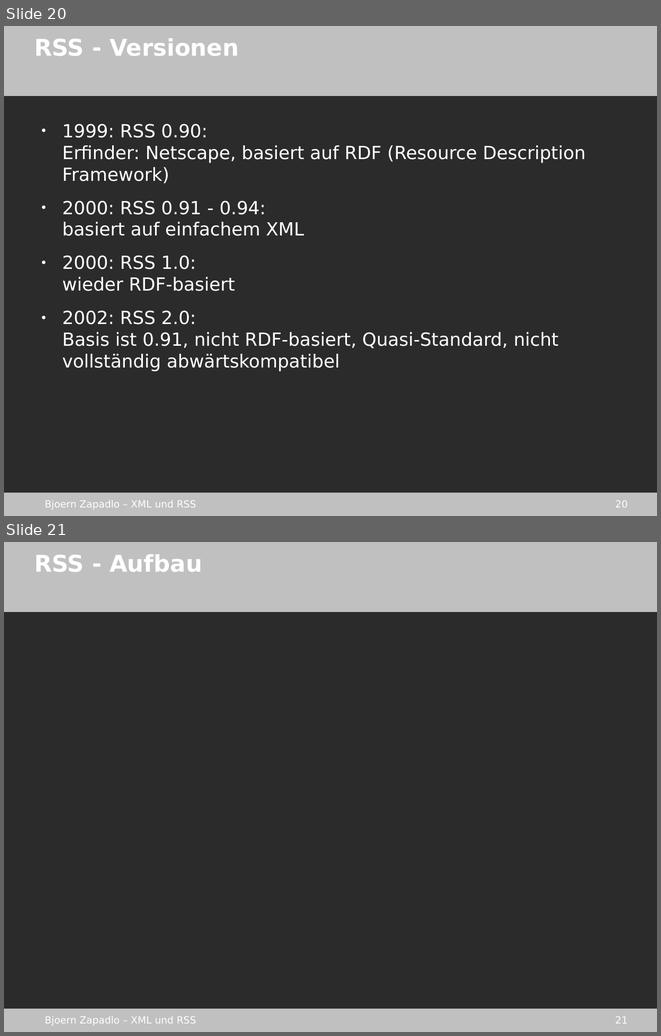
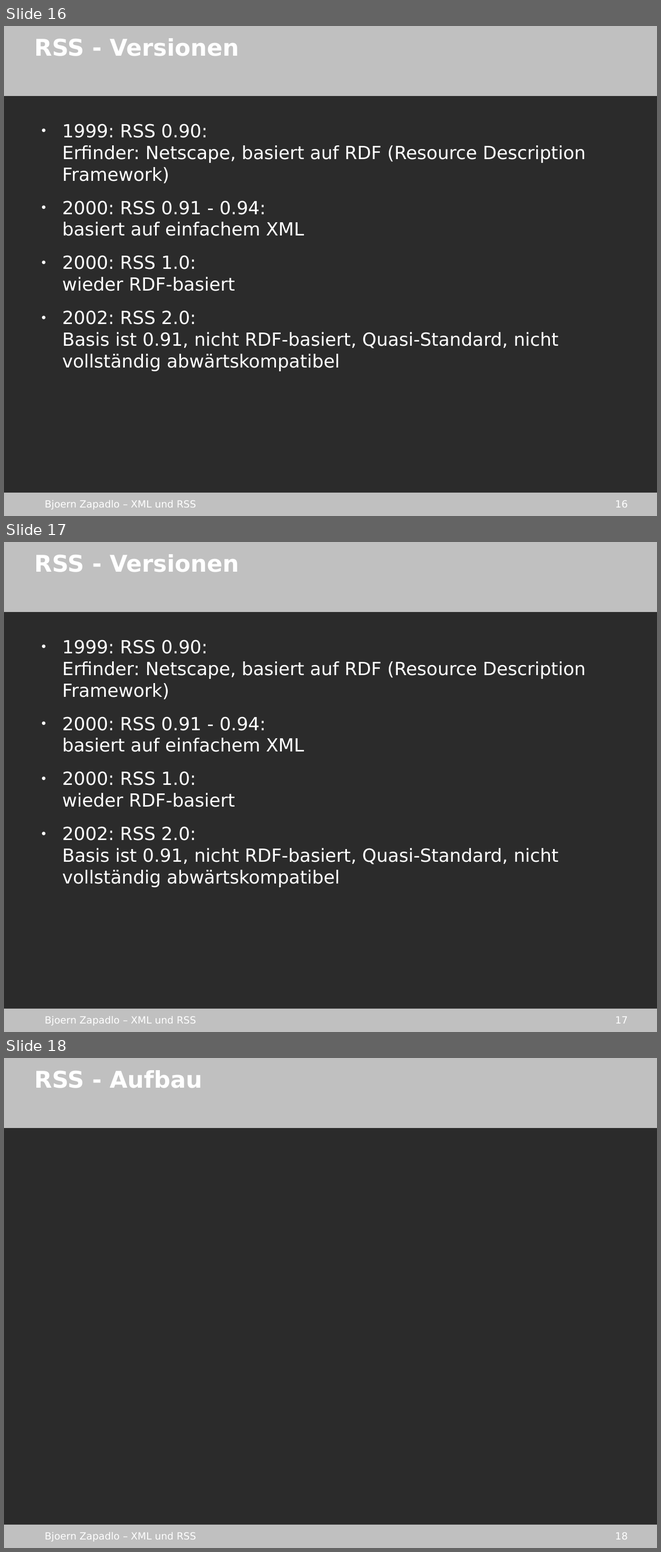
Before and after one commit to gmb2012/sae-xml_rss, a slide deck: stuff/xml_rss.odp. Shown one above the other, each under a label of ours: slides 20 and 21 before the commit, slides 16, 17 and 18 after it. The pictures are 661x1036 and 661x1552 pixels, drawn with LibreOffice and Linux fonts; fonts in the diff are those of the drawing; background and template pictures are left out; a plain dark background stands for a picture behind light text. Boxes give left, top, right and bottom in pixels: in the first picture for what was removed or moved away, otherwise in the second. Text is boxed around its words. In the diff, an @@ line names an element or a change of style, - is before the commit and + after.

```diff
--- a/stuff/xml_rss.odp
+++ b/stuff/xml_rss.odp
@@ slide 17 added at (4, 542, 657, 1032), background picture (left out); not listed: 4 template elements that a slide beside it also shows @@
@@ title added at (34, 554, 239, 572), 28 pt, text #FFFFFF, bold @@
+RSS - Versionen
@@ text added at (62, 640, 585, 887), 22 pt, text #FFFFFF @@
+● 1999: RSS 0.90:
+  Erfinder: Netscape, basiert auf RDF (Resource Description Framework)
+● 2000: RSS 0.91 - 0.94:
+  basiert auf einfachem XML
+● 2000: RSS 1.0:
+  wieder RDF-basiert
+● 2002: RSS 2.0:
+  Basis ist 0.91, nicht RDF-basiert, Quasi-Standard, nicht vollständig abwärtskompatibel
@@ what was slide 20 is now slide 16 @@
@@ page number at (615, 500, 628, 507): text changed @@
-20
+16
@@ what was slide 21 is now slide 18 @@
@@ page number at (615, 1532, 628, 1539): text changed @@
-21
+18
```
Also in this commit, not shown: 4 slides removed, 1 other file.
